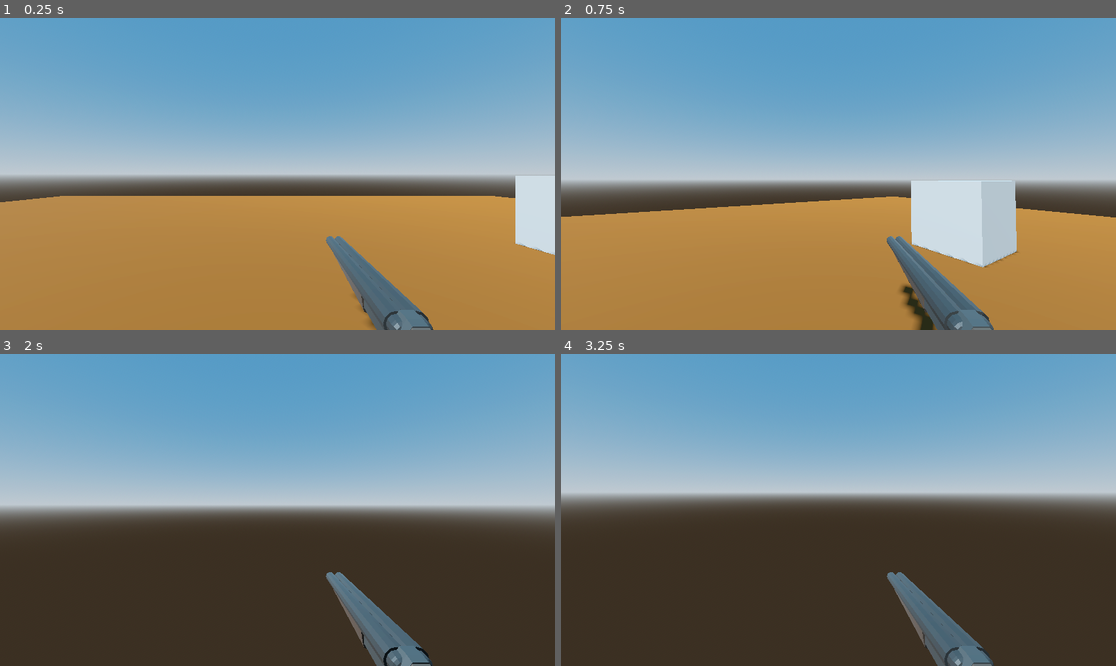
Above: before the commit, frames 1-4 (two rows, left to right).
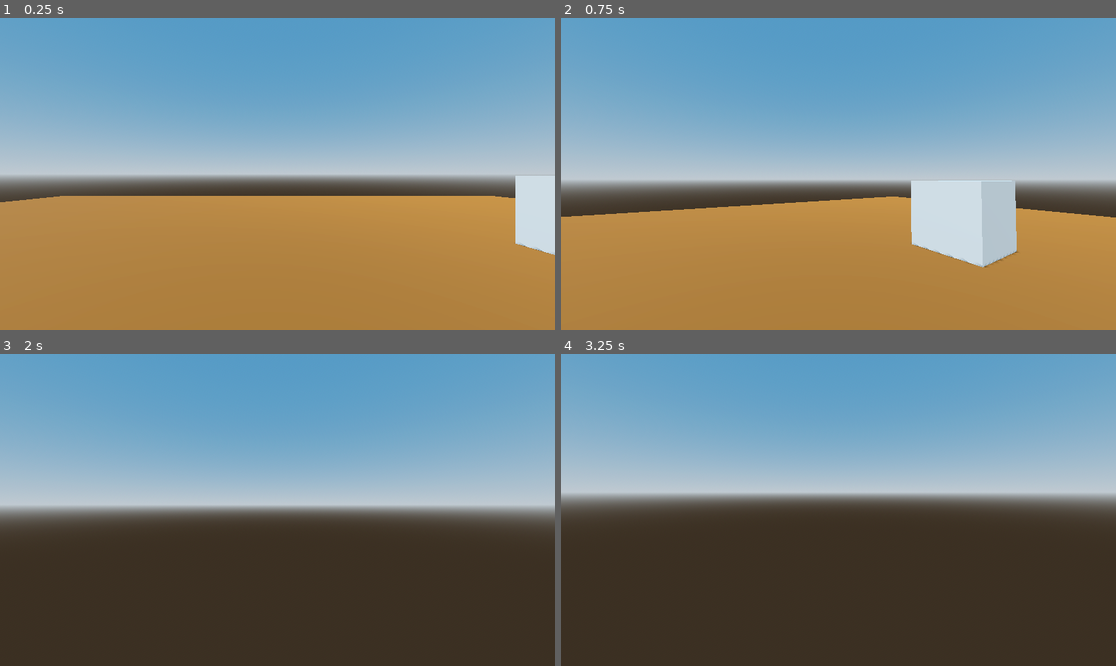
Above: after the commit, the same moments.

Repository: lhalf/it-2
Game: Godot game, scene res://game.tscn
The game is run twice, just before and just after one commit, with the same random seed, the same clock (stepped at 60 frames per second) and the same inputs.
Inputs (mouse positions are in pixels of both pictures, inside the frame that each line leads up to):
- Up to frame 1 (0.25 s): no input
- Up to frame 2 (0.75 s): tap Enter at 0.5 s; move the mouse to (866, 174) at 0.52 s; hold W (forward) from 0.53 s (still down)
- Up to frame 3 (2 s): keep holding W (forward); tap Space (jump) at 0.77, 1.52 s; move the mouse to (249, 510) at 1.27 s
- Up to frame 4 (3.25 s): keep holding W (forward); tap Space (jump) at 2, 3.02 s; move the mouse to (849, 503) at 2.02 s; tap Enter at 2.75 s; move the mouse to (832, 516) at 2.77 s

The runs differ from the first frame. In frame 1, 2.2% of the frame differs, in the area x 58-79%, y 69-100%; in frame 2, 2.6%, in the area x 58-78%, y 69-100%; in frame 3, 2.2%; in frame 4, 2.2%.

Commit message:
add muzzle flash and gun sway

Diff:
--- a/components/sway/gun_sway.gd
+++ /dev/null
@@ -1,15 +0,0 @@
-class_name GunSway extends Node
-
-@export var player: CharacterBody3D
-@export var head: Node3D
-@export var hand: Node3D
-@export var hand_location: Marker3D
-@export var gun_sway_values: GunSwayValues
-
-func _ready() -> void:
-	hand.top_level = true
-
-func _process(delta: float) -> void:
-	hand.global_position = hand_location.global_position
-	hand.rotation.y = lerp_angle(hand.rotation.y, player.rotation.y, gun_sway_values.sway * delta)
-	hand.rotation.x = lerp_angle(hand.rotation.x, head.rotation.x, gun_sway_values.sway * delta)
--- a/components/sway/gun_sway.tscn
+++ /dev/null
@@ -1,6 +0,0 @@
-[gd_scene load_steps=2 format=3 uid="uid://nw31im0p0exs"]
-
-[ext_resource type="Script" path="res://components/sway/gun_sway.gd" id="1_gnhhk"]
-
-[node name="GunSway" type="Node"]
-script = ExtResource("1_gnhhk")
--- a/components/sway/gun_sway_values.gd
+++ /dev/null
@@ -1,4 +0,0 @@
-class_name GunSwayValues
-extends Resource
-
-@export var sway: int
--- a/player/gun_sway_values.tres
+++ b/player/gun_sway_values.tres
@@ -1,6 +1,6 @@
 [gd_resource type="Resource" script_class="GunSwayValues" load_steps=2 format=3 uid="uid://bq42c11rdkebe"]
 
-[ext_resource type="Script" path="res://components/sway/gun_sway_values.gd" id="1_jusjt"]
+[ext_resource type="Script" path="res://components/gun/gun_sway_values.gd" id="1_jusjt"]
 
 [resource]
 script = ExtResource("1_jusjt")
--- a/player/player.tscn
+++ b/player/player.tscn
@@ -4,10 +4,10 @@
 [ext_resource type="Resource" uid="uid://cj8hvhcb3bh4k" path="res://player/movement_values.tres" id="2_t02tq"]
 [ext_resource type="PackedScene" uid="uid://h40fjfsa6v8v" path="res://components/movement/player_movement.tscn" id="2_w0owt"]
 [ext_resource type="PackedScene" uid="uid://c6ve7axpiwvso" path="res://components/rotation/player_rotation.tscn" id="3_kdg6d"]
-[ext_resource type="PackedScene" uid="uid://d2fy6mwyo0lcs" path="res://gun/assets/shotgun.glb" id="5_iwiev"]
 [ext_resource type="Resource" uid="uid://bq42c11rdkebe" path="res://player/gun_sway_values.tres" id="6_kr8os"]
-[ext_resource type="PackedScene" uid="uid://nw31im0p0exs" path="res://components/sway/gun_sway.tscn" id="6_qat78"]
+[ext_resource type="PackedScene" uid="uid://nw31im0p0exs" path="res://components/gun/gun_sway.tscn" id="6_qat78"]
 [ext_resource type="PackedScene" uid="uid://cknuqpvrg3bd7" path="res://components/movement/player_jump.tscn" id="7_by862"]
+[ext_resource type="PackedScene" uid="uid://c8gllvyryckdn" path="res://gun/gun.tscn" id="8_cv035"]
 
 [sub_resource type="BoxMesh" id="BoxMesh_ujarl"]
 
@@ -55,5 +55,4 @@
 [node name="Hand" type="Node3D" parent="Head"]
 transform = Transform3D(1, 0, 0, 0, 1, 0, 0, 0, 1, 0.45, -0.68, -0.36)
 
-[node name="Gun" parent="Head/Hand" instance=ExtResource("5_iwiev")]
-transform = Transform3D(-1.68289e-08, 0, 0.385, 0, 0.385, 0, -0.385, 0, -1.68289e-08, 0, 0, 0)
+[node name="Gun" parent="Head/Hand" instance=ExtResource("8_cv035")]
--- a/player/rotation_values.tres
+++ b/player/rotation_values.tres
@@ -5,4 +5,4 @@
 [resource]
 script = ExtResource("1_egyep")
 sensitivity = 0.5
-clamp_angle_degrees = 35
+clamp_angle_degrees = 55
--- a/project.godot
+++ b/project.godot
@@ -51,3 +51,13 @@
 "events": [Object(InputEventKey,"resource_local_to_scene":false,"resource_name":"","device":-1,"window_id":0,"alt_pressed":false,"shift_pressed":false,"ctrl_pressed":false,"meta_pressed":false,"pressed":false,"keycode":0,"physical_keycode":32,"key_label":0,"unicode":32,"echo":false,"script":null)
 ]
 }
+shoot_right={
+"deadzone": 0.5,
+"events": [Object(InputEventMouseButton,"resource_local_to_scene":false,"resource_name":"","device":-1,"window_id":0,"alt_pressed":false,"shift_pressed":false,"ctrl_pressed":false,"meta_pressed":false,"button_mask":2,"position":Vector2(147, 14),"global_position":Vector2(151, 57),"factor":1.0,"button_index":2,"canceled":false,"pressed":true,"double_click":false,"script":null)
+]
+}
+shoot_left={
+"deadzone": 0.5,
+"events": [Object(InputEventMouseButton,"resource_local_to_scene":false,"resource_name":"","device":-1,"window_id":0,"alt_pressed":false,"shift_pressed":false,"ctrl_pressed":false,"meta_pressed":false,"button_mask":1,"position":Vector2(121, 12),"global_position":Vector2(125, 55),"factor":1.0,"button_index":1,"canceled":false,"pressed":true,"double_click":false,"script":null)
+]
+}
